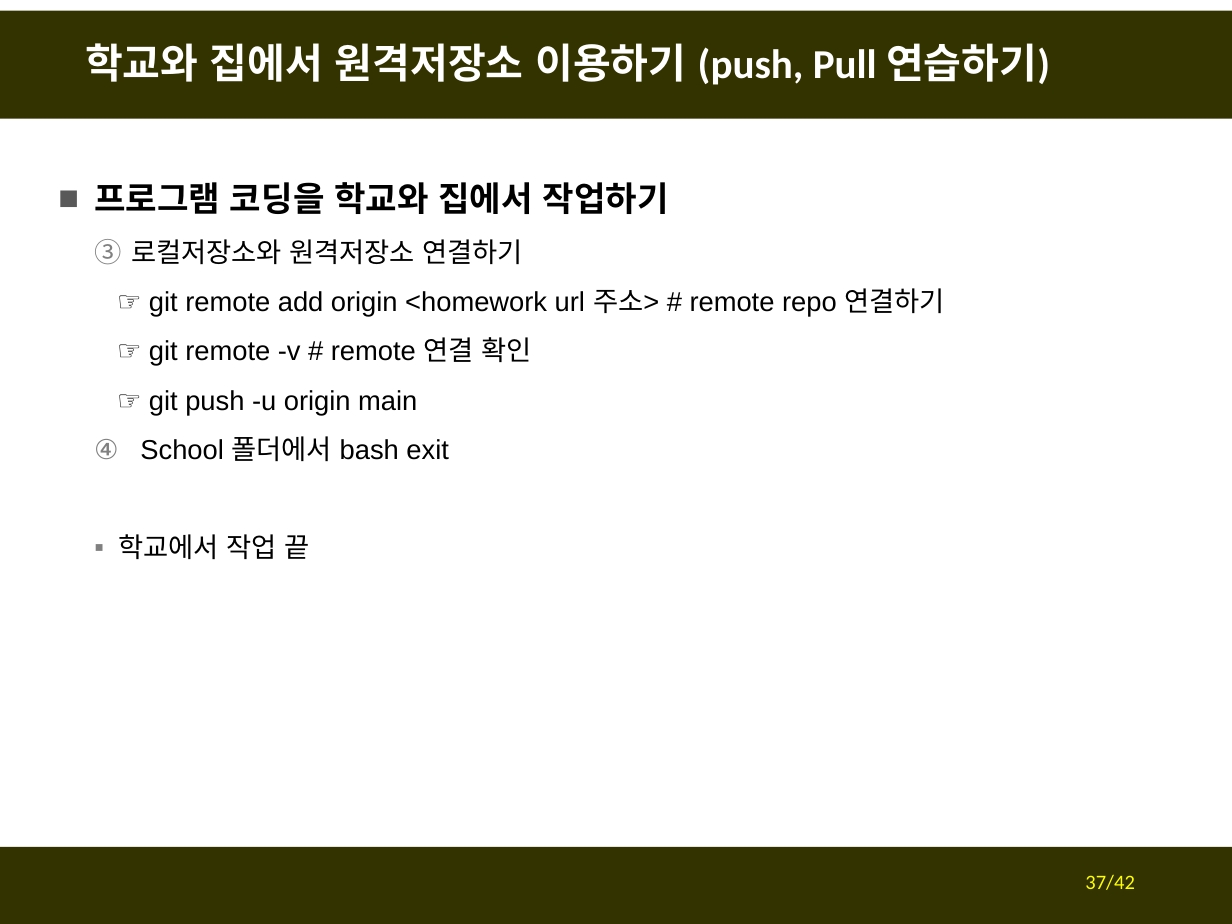
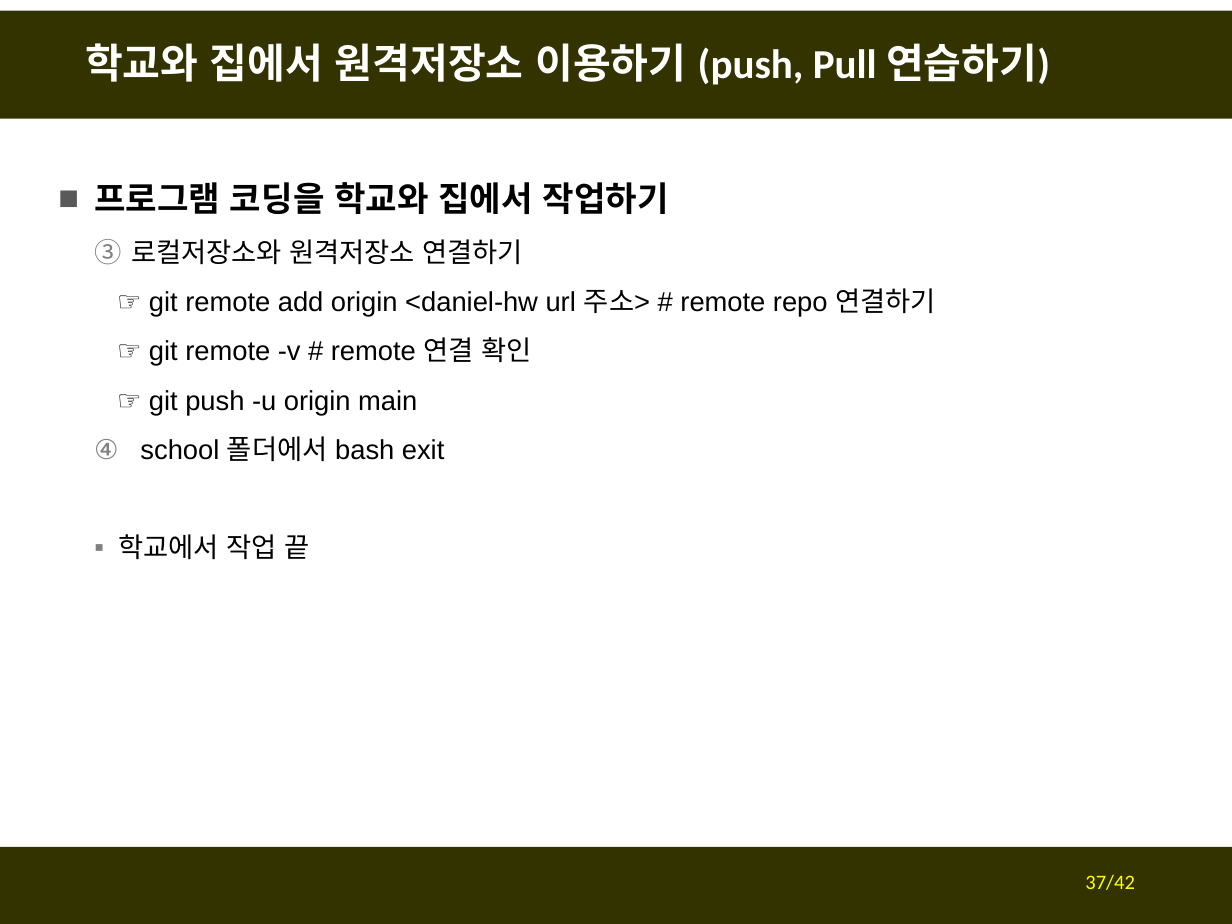
Before and after one commit to fasthill/github-lecture, a slide deck: slide 37 of git및github첫걸음2-원격저장소만들기.pptx. Drawn at 1232x924 pixels with LibreOffice and Linux fonts; fonts in the diff are those of the drawing. Boxes give left, top, right and bottom in pixels: in the first picture for what was removed or moved away, otherwise in the second. Text is boxed around its words. In the diff, an @@ line names an element or a change of style, - is before the commit and + after.

```diff
--- a/git및github첫걸음2-원격저장소만들기.pptx
+++ b/git및github첫걸음2-원격저장소만들기.pptx
@@ text at <box>149,288,935,317</box>: text changed @@
-  ☞ git remote add origin <homework url 주소> # remote repo 연결하기
+  ☞ git remote add origin <daniel-hw url 주소> # remote repo 연결하기
@@ text at <box>140,436,444,462</box>: text changed @@
-  4. School 폴더에서 bash exit
+  4. school 폴더에서 bash exit
```
Also in this commit, not shown: 12 other slides changed.
